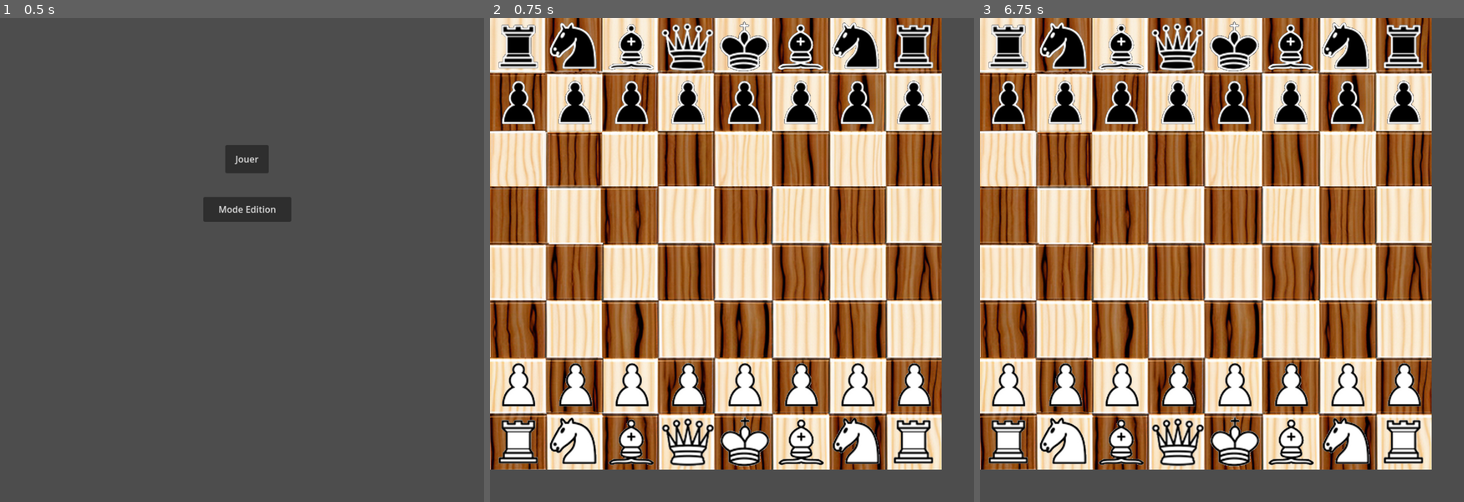
Above: before the commit, frames 1-3 (left to right).
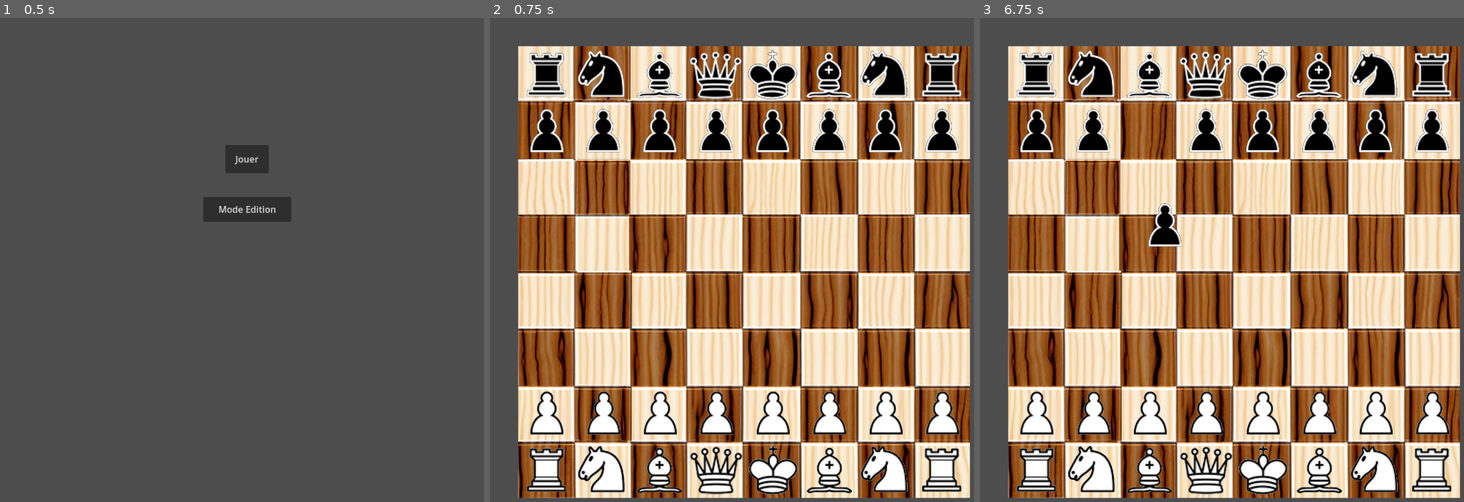
Above: after the commit, the same moments.

Repository: FabriceValmont/ChessGame-in-Godot4
Game: Godot game, scene res://Scene/menu.tscn
Two runs of this game, one before a commit and one after it. Both use one fixed random seed, a clock stepped at 60 frames per second and the inputs below.
Inputs (mouse positions are in pixels of both pictures, inside the frame that each line leads up to):
- Up to frame 1 (0.5 s): no input
- Up to frame 2 (0.75 s): click "Jouer" at 0.5 s
- Up to frame 3 (6.75 s): tap Enter at 1.25, 2.75, 4.25 s; move the mouse to (1347, 245) at 1.27 s; hold Shift 1.28-2 s; click (1347, 245) at 1.42 s; tap Space at 2, 3.5, 5 s; drag from (1130, 298) to (1009, 385) at 2.02 s; move the mouse to (1284, 158) at 2.77 s; tap Ctrl at 2.85 s; click (1284, 158) at 2.92 s; drag from (1207, 371) to (1067, 385) at 3.52 s; move the mouse to (1386, 347) at 4.27 s; tap Alt at 4.35 s; click (1386, 347) at 4.42 s; drag from (1081, 197) to (1120, 385) at 5.02 s; move the mouse to (1260, 269) at 5.77 s; hold Shift 5.78-6.5 s; click (1260, 269) at 5.92 s; drag from (1159, 143) to (1178, 385) at 6.52 s

Frame 1 is identical in both runs. In frame 2, 85% of the frame differs, in the area x 0-100%, y 0-100%; in frame 3, 85%.

Commit message:
modification placement du pion selon le plateau de jeu

Diff:
--- /dev/null
+++ b/Scene/gameScreen.tscn
@@ -0,0 +1,8 @@
+[gd_scene load_steps=2 format=3 uid="uid://bvqyy2i46eb5v"]
+
+[ext_resource type="PackedScene" uid="uid://dk1owigwb56dl" path="res://Scene/chess_board.tscn" id="1_867go"]
+
+[node name="gameScreen" type="Node2D"]
+
+[node name="ChessBoard" parent="." instance=ExtResource("1_867go")]
+position = Vector2(50, 50)
--- a/Script/Pawn.gd
+++ b/Script/Pawn.gd
@@ -9,6 +9,7 @@
 var chessBoard = VariableGlobal.chessBoard
 var i = 8
 var j = 2
+var positionChessBoard
 var Position = Vector2(50, 650)
 @onready var nameOfPiece = get_name()
 var initialPosition = true
@@ -26,6 +27,7 @@
 
 func _ready():
 	await get_tree().process_frame
+	positionChessBoard = get_parent().global_position
 	if self.position.y == 150 :
 		white = false
 
@@ -35,7 +37,7 @@
 		for f in range(2, 9):
 			if nameOfPiece == "PawnWhite" + str(f) :
 				j = f + 1
-				Position.x = (50 + f * 100) - 100
+				Position.x = ((50 + f * 100) - 100)
 				Position.y = 650
 	else:
 		i = 3
@@ -63,11 +65,11 @@
 
 	if event is InputEventMouseButton and event.button_index == MOUSE_BUTTON_LEFT\
 	and promoteInProgress == false and VariableGlobal.checkmate == false:
-		if (event.position - self.position).length() < clickRadius:
+		if (event.position - self.position - positionChessBoard).length() < clickRadius:
 			# Start dragging if the click is on the sprite.
 			if not dragging and event.pressed:
 				dragging = true
-				dragOffset = event.position - self.position
+				dragOffset = event.position - self.position - positionChessBoard
 				z_index = 10
 				theKingIsBehind()
 		# Stop dragging if the button is released.
@@ -85,15 +87,17 @@
 
 	if event is InputEventMouseMotion and dragging:
 		# While dragging, move the sprite with the mouse.
-		self.position = event.position
+		self.position = event.position - positionChessBoard
 		get_node("Area2D/CollisionShape2D").disabled = true
 
 func move(dx, dy) :
 	for f in range (1,2):
 		var targetCaseX = dx*(f*moveCase)
 		var targetCaseY = dy*(f*moveCase)
-		if global_position.x >= (Position.x - 50) + targetCaseX  and global_position.x <= (Position.x + 50) + targetCaseX \
-		and global_position.y >= (Position.y - 50) + targetCaseY and global_position.y <= (Position.y + 50) + targetCaseY \
+		var newTargetCaseX = targetCaseX + positionChessBoard.x
+		var newTargetCaseY = targetCaseY + positionChessBoard.y
+		if global_position.x >= (Position.x - 50) + newTargetCaseX  and global_position.x <= (Position.x + 50) + newTargetCaseX \
+		and global_position.y >= (Position.y - 50) + newTargetCaseY and global_position.y <= (Position.y + 50) + newTargetCaseY \
 		and ((chessBoard[i+(dy*f)][j+(dx*f)] == "0" or "Black" in chessBoard[i+(dy*f)][j+(dx*f)]) and VariableGlobal.turnWhite == true and chessBoard[i+(dy*f)][j] == "0"\
 		or (chessBoard[i+(dy*f)][j+(dx*f)] == "0" or "White" in chessBoard[i+(dy*f)][j+(dx*f)]) and VariableGlobal.turnWhite == false and chessBoard[i+(dy*f)][j] == "0"):
 			self.position = Vector2((Position.x + targetCaseX), (Position.y + targetCaseY))
@@ -229,8 +233,10 @@
 	print("Enter in defenceMove")
 	var targetCaseX = (attackj - j) * moveCase
 	var targetCaseY = (attacki - i) * moveCase
-	if global_position.x >= (Position.x - 50) + targetCaseX  and global_position.x <= (Position.x + 50) + targetCaseX \
-	and global_position.y >= (Position.y - 50) + targetCaseY and global_position.y <= (Position.y + 50) + targetCaseY \
+	var newTargetCaseX = targetCaseX + positionChessBoard.x
+	var newTargetCaseY = targetCaseY + positionChessBoard.y
+	if global_position.x >= (Position.x - 50) + newTargetCaseX  and global_position.x <= (Position.x + 50) + newTargetCaseX \
+	and global_position.y >= (Position.y - 50) + newTargetCaseY and global_position.y <= (Position.y + 50) + newTargetCaseY \
 	and ((chessBoard[attacki][attackj] == "0" or "Black" in chessBoard[attacki][attackj]) and VariableGlobal.turnWhite == true\
 	or (chessBoard[attacki][attackj] == "0" or "White" in chessBoard[attacki][attackj]) and VariableGlobal.turnWhite == false):
 		self.position = Vector2((Position.x + targetCaseX), (Position.y + targetCaseY))
--- a/Script/menu.gd
+++ b/Script/menu.gd
@@ -11,7 +11,7 @@
 
 
 func _on_play_pressed():
-	get_tree().change_scene_to_file("res://Scene/chess_board.tscn")
+	get_tree().change_scene_to_file("res://Scene/gameScreen.tscn")
 
 
 func _on_editor_mod_pressed():
--- a/Script/variable_global.gd
+++ b/Script/variable_global.gd
@@ -28,7 +28,6 @@
 func _process(delta):
 	await get_tree().process_frame
 	if turnWhite == true:
-#		get_node("/root/ChessBoard/Camera2D").set_rotation_degrees(0)
 		if updateOfThePartsAttack == false:
 			updateAttackWhiteandBlack()
 			attackPiecesWhite()
